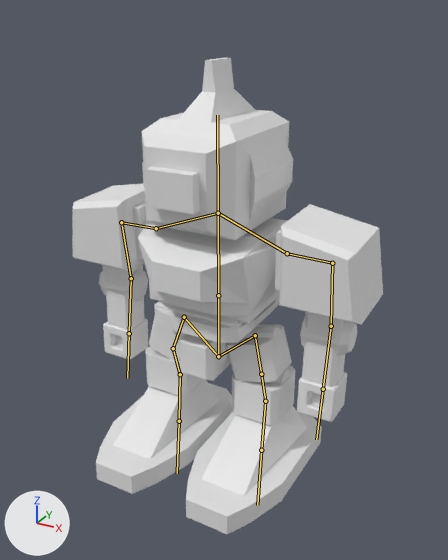
A saved change to the Blender file Res/Robot.blend.
Camera for both pictures: a 50 mm lens placed at (5.06, -9.0, 8.07), pointed at (0.22, -0.19, 3.67). Lighting does not change. The marker at lower left points along +X, +Y and +Z. The bones that bend it are drawn over the model as lines.

Names of what the first picture shows: 'Robot'.
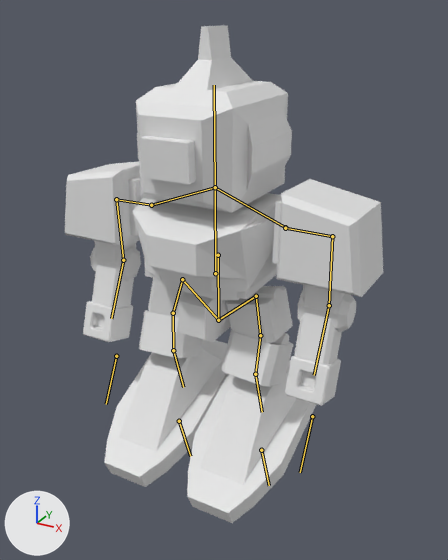
The newer file adds an action. The first version stands in its rest pose; the second is drawn at frame 40 of the action 'Jump'.

Boxes [x1, y1, x2, y2] around the edits, measured in the pictures (448 x 560 px):
'Robot', posed: before [72, 58, 383, 534]; after [65, 25, 383, 523]
bone 'Weist', root to tip: before (218, 295) to (218, 356); after (218, 255) to (218, 320)
bone 'Chest', root to tip: before (218, 295) to (218, 213); after (215, 273) to (215, 187)
bone 'Foot_IK.R', root to tip: before (179, 421) to (177, 473); after (179, 421) to (190, 456)
bone 'Foot_IK.L', root to tip: before (261, 450) to (257, 505); after (261, 450) to (269, 485)
bone 'DownArm_IK.R', root to tip: before (129, 333) to (127, 378); after (116, 356) to (106, 404)
bone 'DownArm_IK.L', root to tip: before (323, 389) to (316, 439); after (312, 416) to (300, 472)

The change in detail:
Bone 'Weist' (bone_weist) moves from (0.0, 0.0, 0.0) to (0.0, 0.0, 0.79).
Bone 'Chest' (bone_chest) moves from (0.0, 0.0, 0.0) to (0.0, -0.31, 0.11).
Bone 'Foot_IK.R' (bone_foot_ik_r) turns from (0, 0, 0) to (25, 0, 0) degrees about its own x, y and z.
Bone 'Foot_IK.L' (bone_foot_ik_l) turns from (0, 0, 0) to (25, 0, 0) degrees about its own x, y and z.
Bone 'DownArm_IK.R' (bone_downarm_ik_r) moves from (0.0, 0.0, 0.0) to (0.01, 0.36, 0.4).
Bone 'DownArm_IK.R' (bone_downarm_ik_r) turns from (0, 0, 0) to (18, 0, 0) degrees about its own x, y and z.
Bone 'DownArm_IK.L' (bone_downarm_ik_l) moves from (0.0, 0.0, 0.0) to (0.01, 0.36, 0.4).
Bone 'DownArm_IK.L' (bone_downarm_ik_l) turns from (0, 0, 0) to (18, 0, 0) degrees about its own x, y and z.
